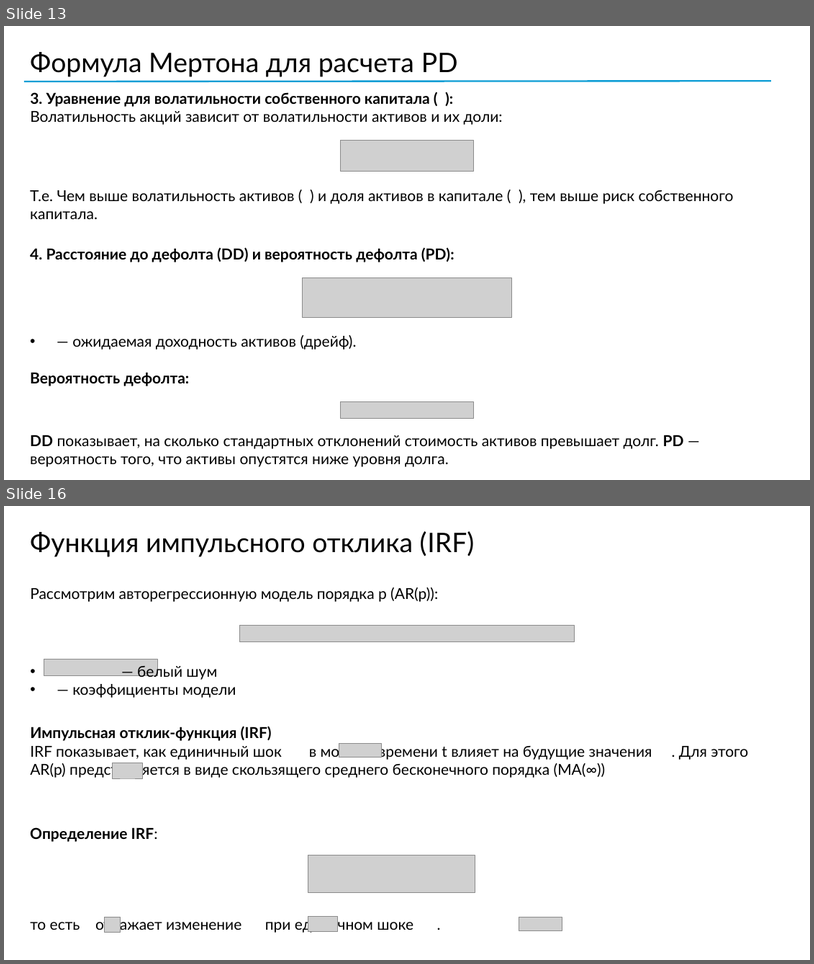
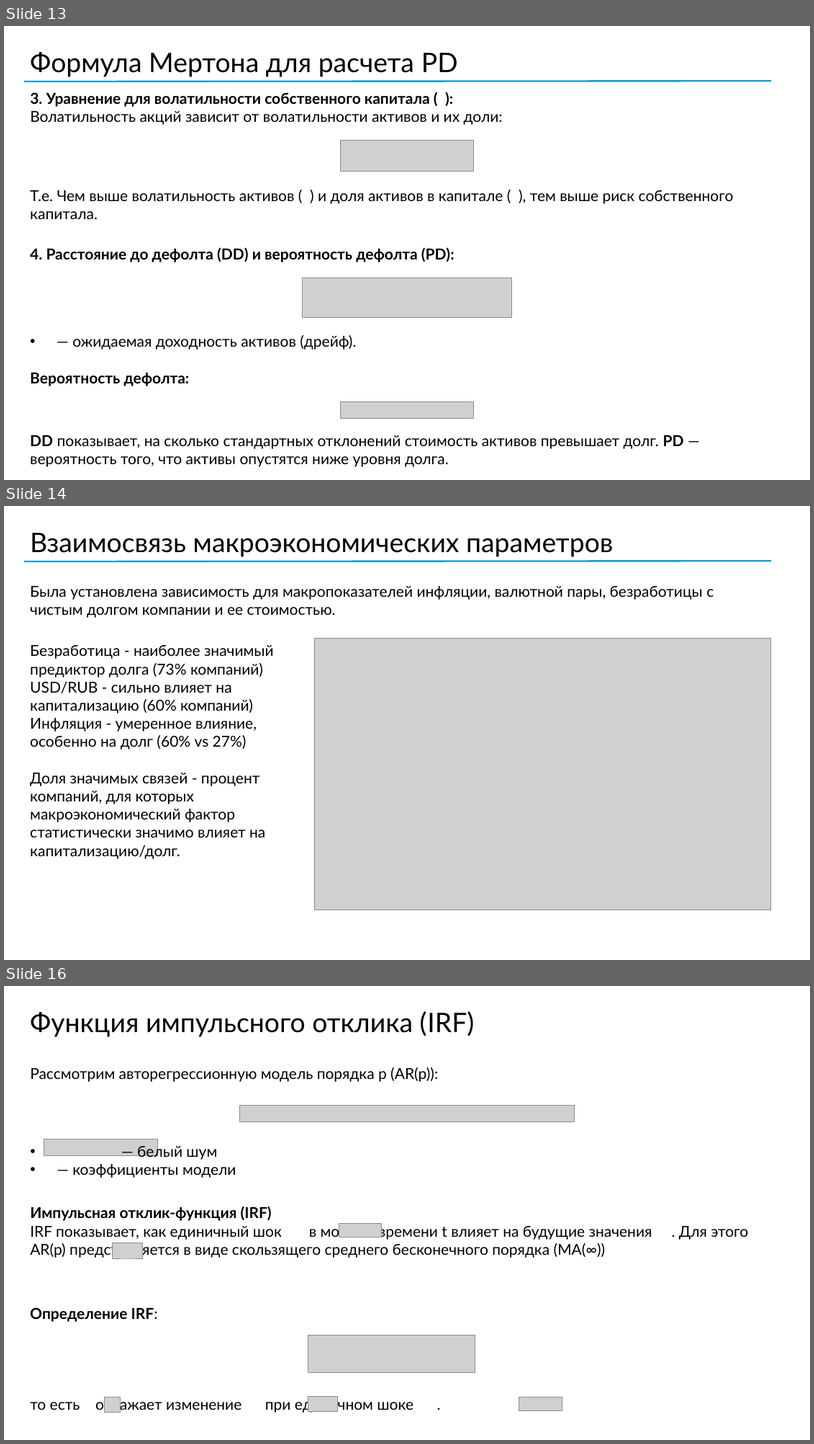
Before and after one commit to MaximKiryakin/Diploma, a slide deck: masters/presentation/presentation.pptx. Shown one above the other, each under a label of ours: slides 13 and 16 before the commit, slides 13, 14 and 16 after it; the slides between them are not shown. The pictures are 814x964 and 814x1444 pixels, drawn with LibreOffice and Linux fonts; fonts in the diff are those of the drawing; grey boxes stand for pictures; background and template pictures are left out. Boxes give left, top, right and bottom in pixels: in the first picture for what was removed or moved away, otherwise in the second. Text is boxed around its words. In the diff, an @@ line names an element or a change of style, - is before the commit and + after.

```diff
--- a/masters/presentation/presentation.pptx
+++ b/masters/presentation/presentation.pptx
@@ slide 14 added at bbox=[4, 506, 810, 960], background #FFFFFF @@
@@ text added at bbox=[30, 533, 613, 557], 32 pt, text #000000 @@
+Взаимосвязь макроэкономических параметров
@@ line added from (772, 561) to (24, 561), #0F9ED5 2 pt @@
@@ text added at bbox=[30, 586, 714, 618], 18 pt, text #000000 @@
+Была установлена зависимость для макропоказателей инфляции, валютной пары, безработицы с чистым долгом компании и ее стоимостью.
@@ text added at bbox=[30, 645, 274, 859], 18 pt, text #000000 @@
+Безработица - наиболее значимый предиктор долга (73% компаний)
+USD/RUB - сильно влияет на капитализацию (60% компаний)
+Инфляция - умеренное влияние, особенно на долг (60% vs 27%)
+Доля значимых связей - процент компаний, для которых макроэкономический фактор статистически значимо влияет на капитализацию/долг.
@@ picture added at bbox=[314, 638, 772, 910] @@
```
Also in this commit, not shown: 3 slides changed, 4 other slides added, 29 other files.
